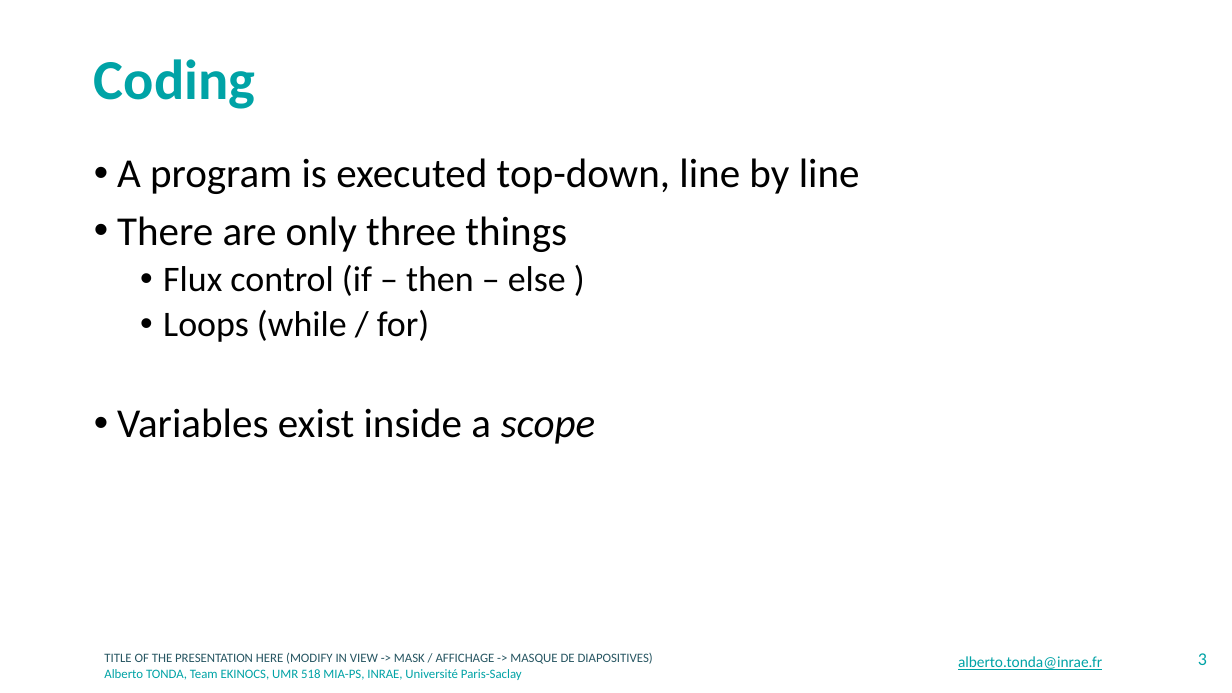
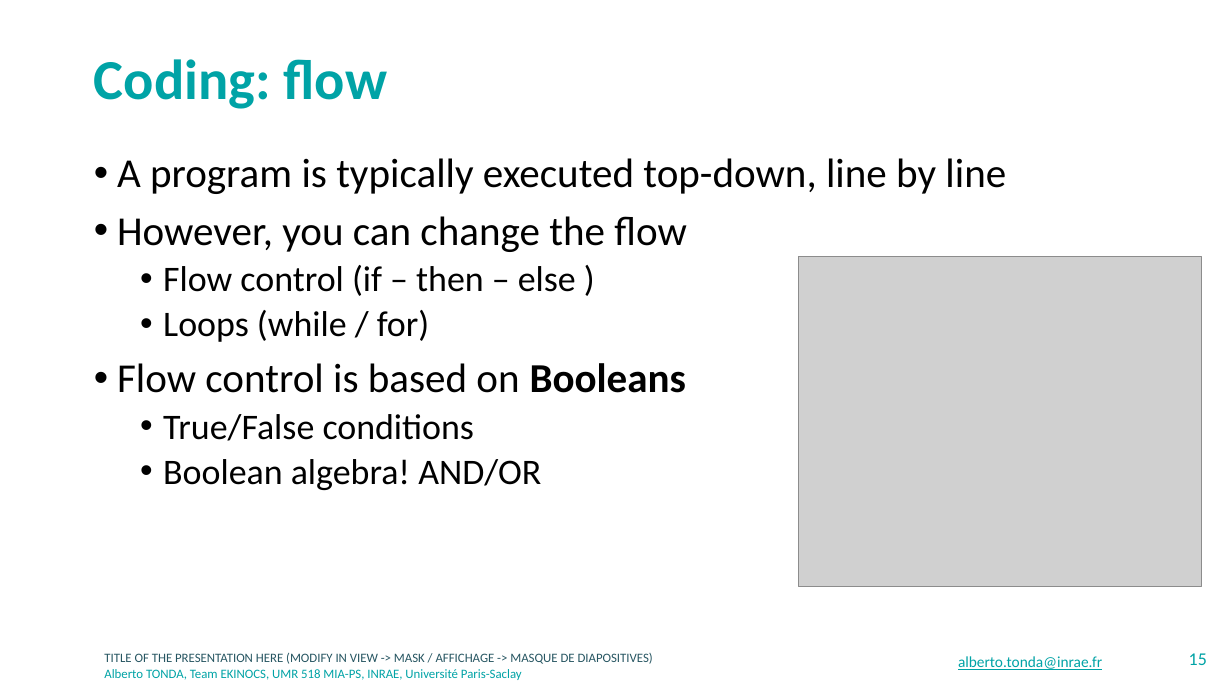
Before and after one commit to albertotonda/teaching, a slide deck: slide 15 of crash-course-on-data-science/coding.pptx (slide 3 before the commit). Drawn at 1232x693 pixels with LibreOffice and Linux fonts; fonts in the diff are those of the drawing; grey boxes stand for pictures; background and template pictures are left out. Boxes give left, top, right and bottom in pixels: in the first picture for what was removed or moved away, otherwise in the second. Text is boxed around its words. In the diff, an @@ line names an element or a change of style, - is before the commit and + after.

```diff
--- a/crash-course-on-data-science/coding.pptx
+++ b/crash-course-on-data-science/coding.pptx
@@ title at (x1=94, y1=59, x2=388, y2=109): text changed @@
-Coding
+Coding: flow
@@ text at (x1=117, y1=158, x2=1006, y2=296): text changed @@
-• A program is executed top-down, line by line
-• There are only three things
-  • Flux control (if – then – else )
+• A program is typically executed top-down, line by line
+• However, you can change the flow
+  • Flow control (if – then – else )
@@ picture added at (x1=799, y1=256, x2=1202, y2=587) @@
@@ text at (x1=117, y1=363, x2=687, y2=490): text changed; size 32 to 28 pt @@
-• Variables exist inside a scope
+• Flow control is based on Booleans
+  • True/False conditions
+  • Boolean algebra! AND/OR
@@ page number at (x1=1189, y1=653, x2=1207, y2=665): text changed @@
-3
+15
```
Also in this commit, not shown: 1 other slide changed, 17 slides added, 2 other files.
